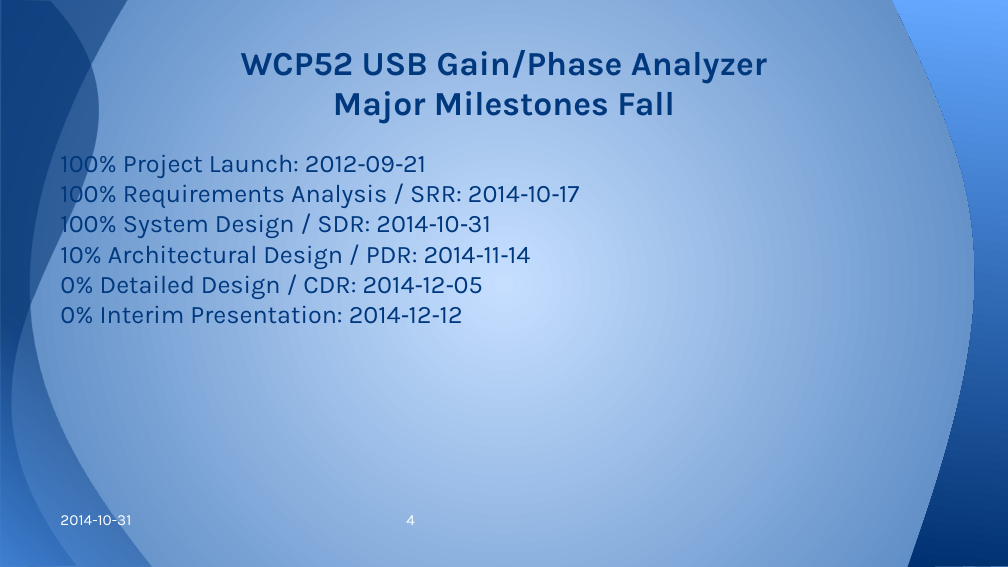
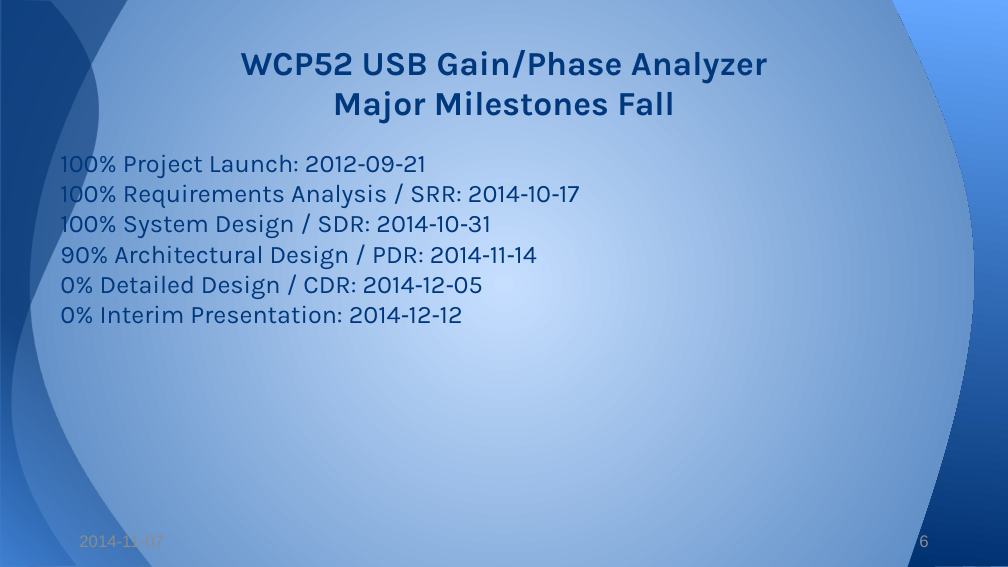
Before and after one commit to WCP52/docs, a slide deck: slide 6 of wsr/StatusPres.pptx. Drawn at 1008x567 pixels with LibreOffice and Linux fonts; fonts in the diff are those of the drawing. Boxes give left, top, right and bottom in pixels: in the first picture for what was removed or moved away, otherwise in the second. Text is boxed around its words. In the diff, an @@ line names an element or a change of style, - is before the commit and + after.

```diff
--- a/wsr/StatusPres.pptx
+++ b/wsr/StatusPres.pptx
@@ text at (x1=60, y1=246, x2=536, y2=269): text changed @@
-10% Architectural Design / PDR: 2014‐11‐14
+90% Architectural Design / PDR: 2014‐11‐14
@@ text at (x1=60, y1=512, x2=415, y2=526): paragraph removed @@
-2014-10-31 4
@@ text added at (x1=79, y1=536, x2=164, y2=547), 12 pt, text #8C8C8C @@
+2014-11-07
@@ page number added at (x1=919, y1=535, x2=928, y2=547), 12 pt, text #8C8C8C @@
+6
```
Also in this commit, not shown: 7 other slides changed.
